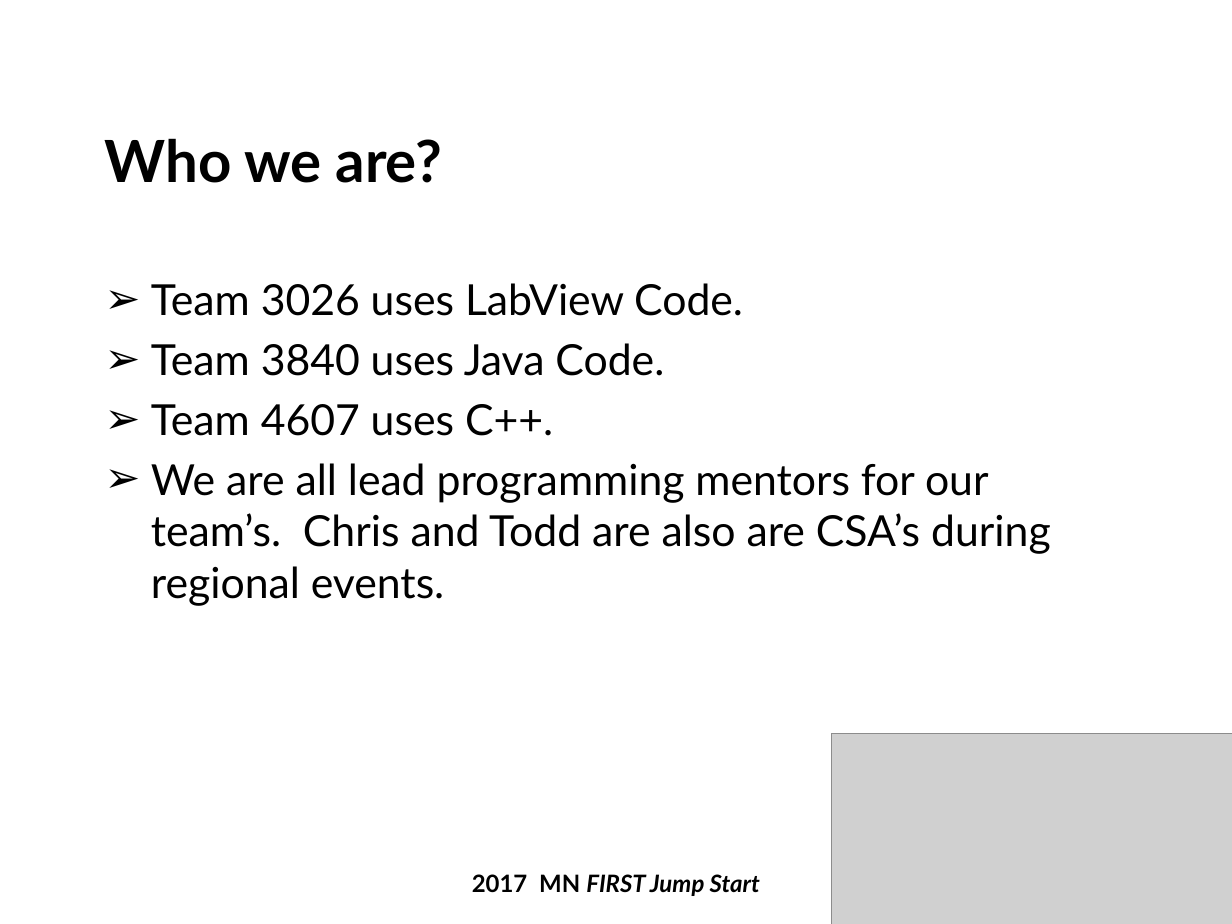
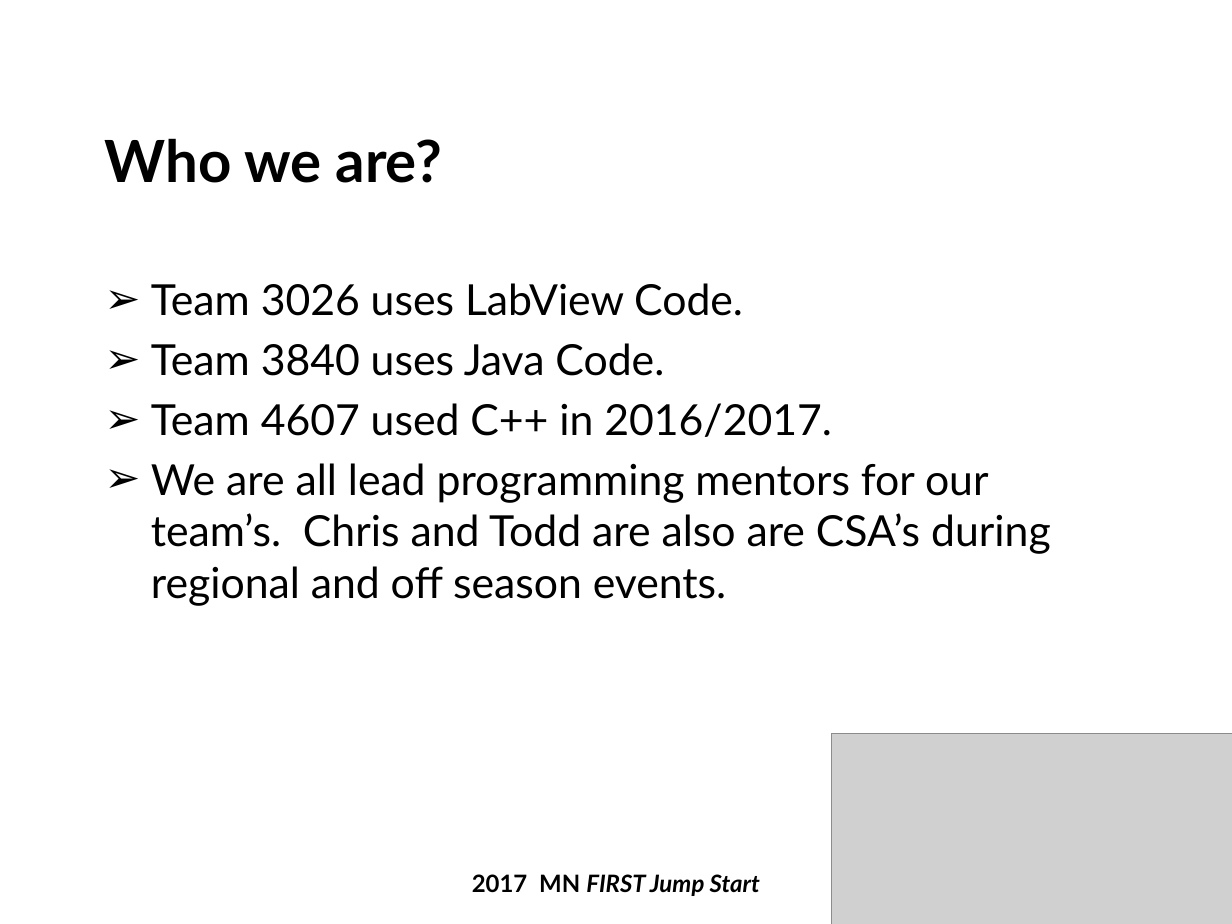
Before and after one commit to firstmncsa/csa_resources, a slide deck: slide 4 of 2018 Beta Testing JumpStart_Rev2.pptx. Drawn at 1232x924 pixels with LibreOffice and Linux fonts; fonts in the diff are those of the drawing; grey boxes stand for pictures; background and template pictures are left out. Boxes give left, top, right and bottom in pixels: in the first picture for what was removed or moved away, otherwise in the second. Text is boxed around its words. In the diff, an @@ line names an element or a change of style, - is before the commit and + after.

```diff
--- a/2018 Beta Testing JumpStart_Rev2.pptx
+++ b/2018 Beta Testing JumpStart_Rev2.pptx
@@ text at <box>151,403,1051,606</box>: text changed @@
-➢ Team 4607 uses C++.
-➢ We are all lead programming mentors for our team’s. Chris and Todd are also are CSA’s during regional events.
+➢ Team 4607 used C++ in 2016/2017.
+➢ We are all lead programming mentors for our team’s. Chris and Todd are also are CSA’s during regional and off season events.
```
Also in this commit, not shown: 5 other slides changed, 5 slides added.
